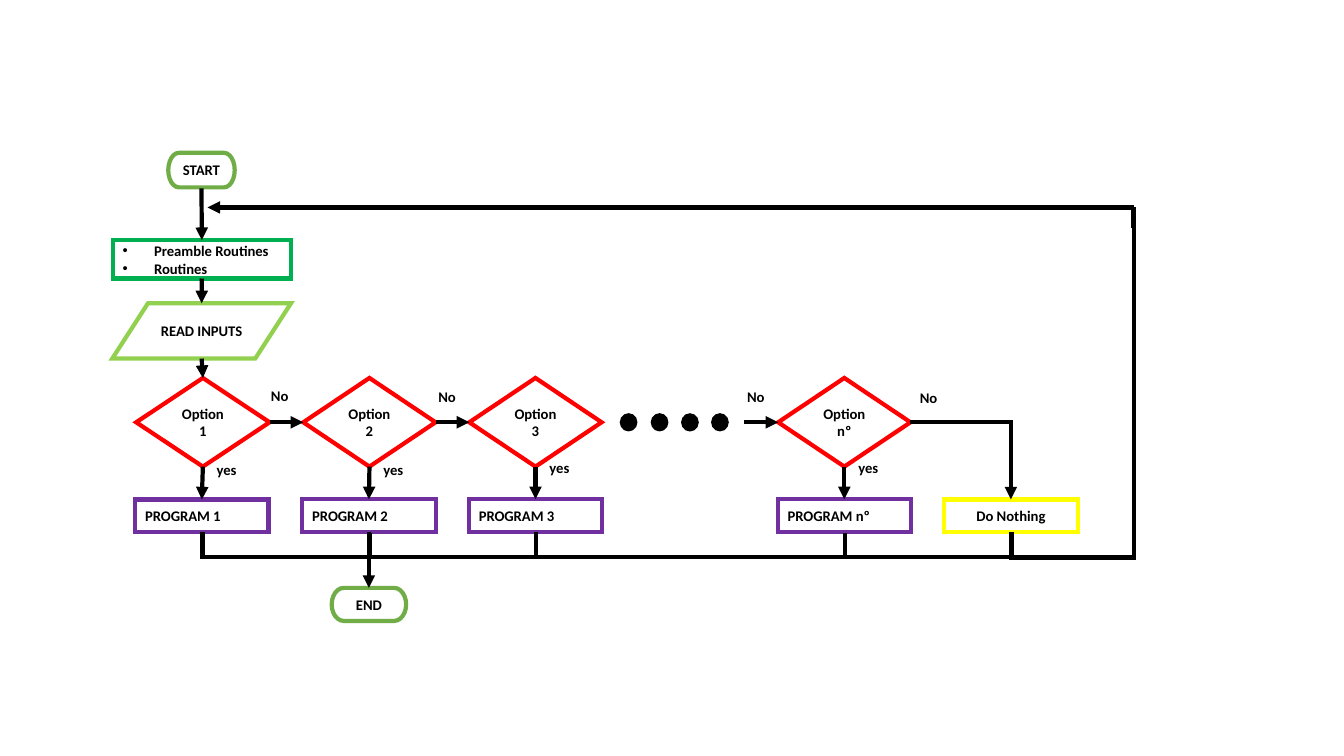
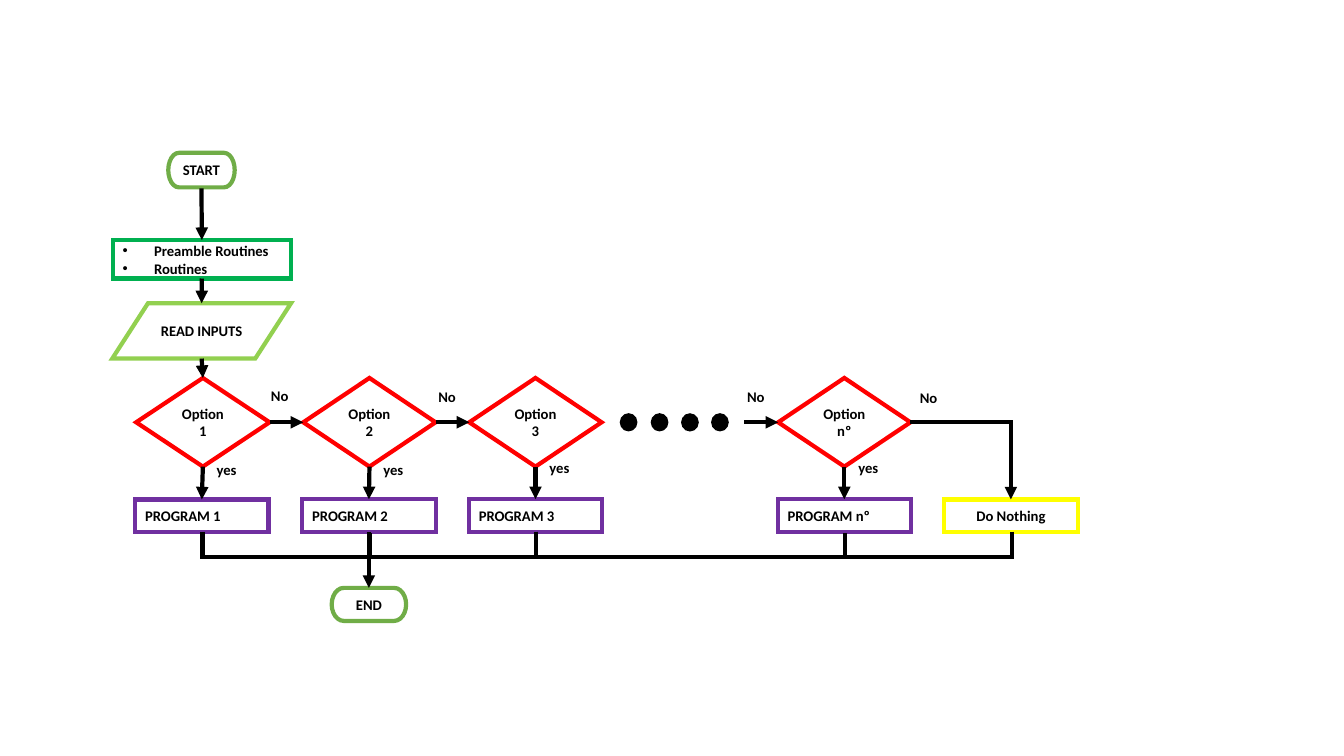
Before and after one commit to sergio1020881/LABSIS20202021, a slide deck: slide 1 of Relatorio_2/LabsisWebPage/image/fluxograma/flowchart_general.pptx. Drawn at 1344x756 pixels with LibreOffice and Linux fonts; fonts in the diff are those of the drawing. Boxes give left, top, right and bottom in pixels: in the first picture for what was removed or moved away, otherwise in the second. Text is boxed around its words. In the diff, an @@ line names an element or a change of style, - is before the commit and + after.

```diff
--- a/Relatorio_2/LabsisWebPage/image/fluxograma/flowchart_general.pptx
+++ b/Relatorio_2/LabsisWebPage/image/fluxograma/flowchart_general.pptx
@@ arrow removed from (1134, 208) to (208, 208) @@
@@ line removed from (1134, 228) to (1134, 208) @@
@@ elbow line removed from (1011, 532) to (1134, 228) @@
```
Also in this commit, not shown: 3 other files.
